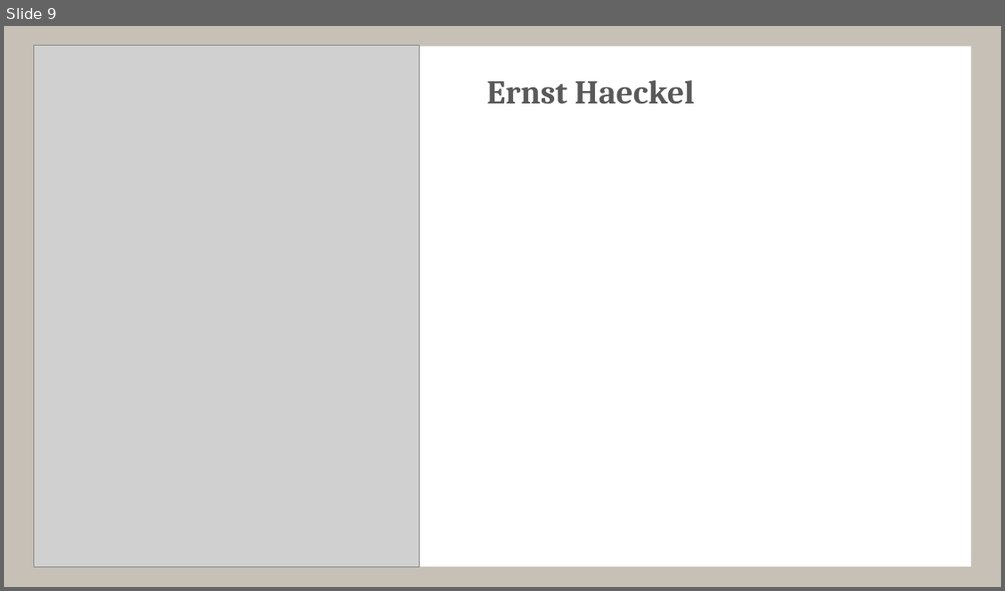
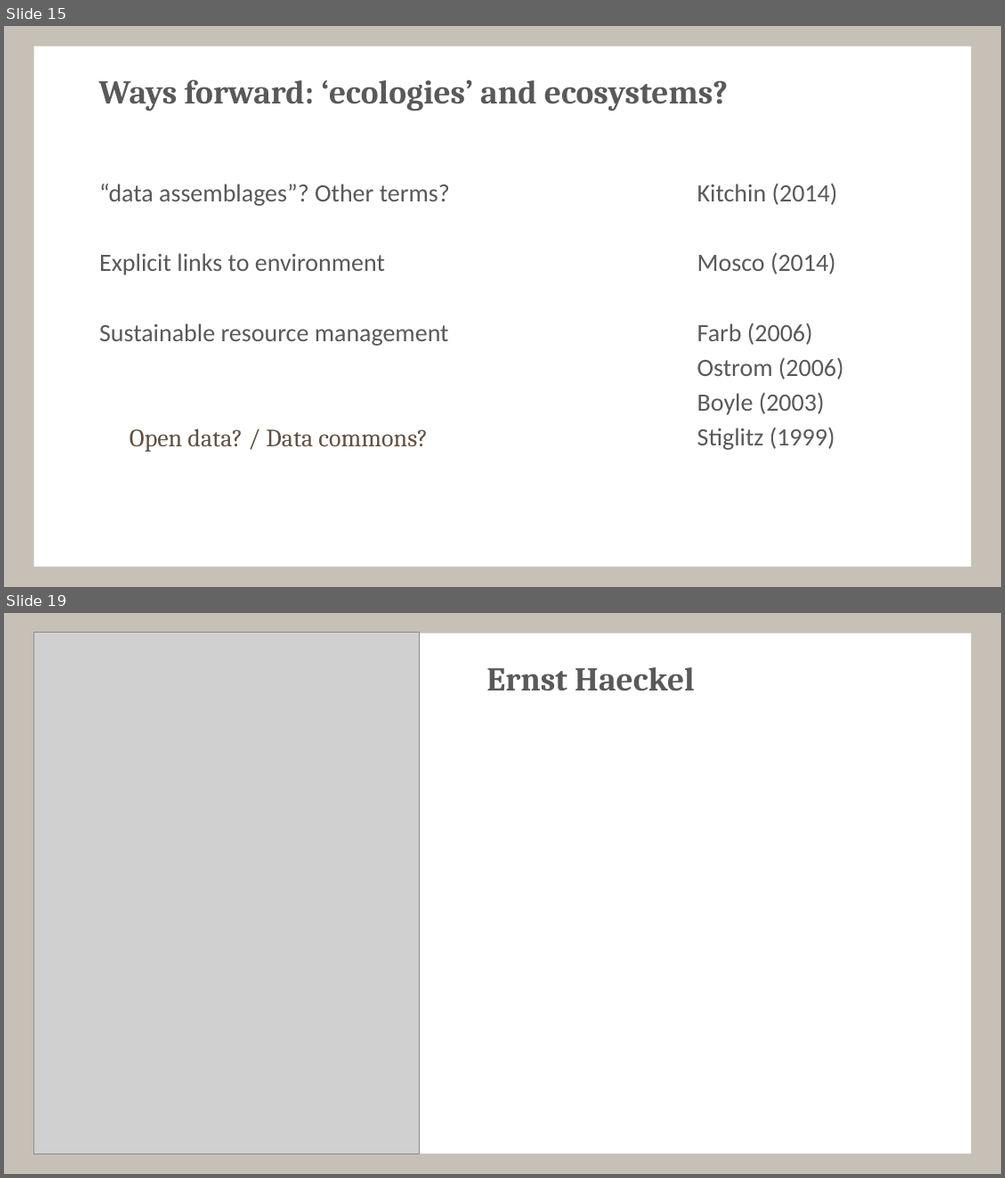
Before and after one commit to tsuomela/Information-Ecosystems-and-Ecologies, a slide deck: figures/2016_AAG_InfoEcosystem.pptx. Shown one above the other, each under a label of ours: slide 9 before the commit, slides 15 and 19 after it; the slides between them are not shown. The pictures are 1005x591 and 1005x1178 pixels, drawn with LibreOffice and Linux fonts; fonts in the diff are those of the drawing; grey boxes stand for pictures. Boxes give left, top, right and bottom in pixels: in the first picture for what was removed or moved away, otherwise in the second. Text is boxed around its words. In the diff, an @@ line names an element or a change of style, - is before the commit and + after.

```diff
--- a/figures/2016_AAG_InfoEcosystem.pptx
+++ b/figures/2016_AAG_InfoEcosystem.pptx
@@ slide 15 added at bbox=[4, 26, 1001, 587], background #C6C0B7; not listed: 1 template element that a slide beside it also shows @@
@@ title added at bbox=[99, 79, 728, 111], 32 pt, text #595959, bold @@
+Ways forward: ‘ecologies’ and ecosystems?
@@ text added at bbox=[99, 183, 844, 450], 24 pt, text #595959 @@
+“data assemblages”? Other terms? Kitchin (2014)
+Explicit links to environment Mosco (2014)
+Sustainable resource management Farb (2006)
+Ostrom (2006)
+Boyle (2003)
+Stiglitz (1999)
@@ text added at bbox=[129, 428, 428, 451], 24 pt, text #615042 @@
+Open data? / Data commons?
@@ what was slide 9 is now slide 19 @@
```
Also in this commit, not shown: 2 slides changed, 11 other slides added, 5 slides removed, 1 other file.
